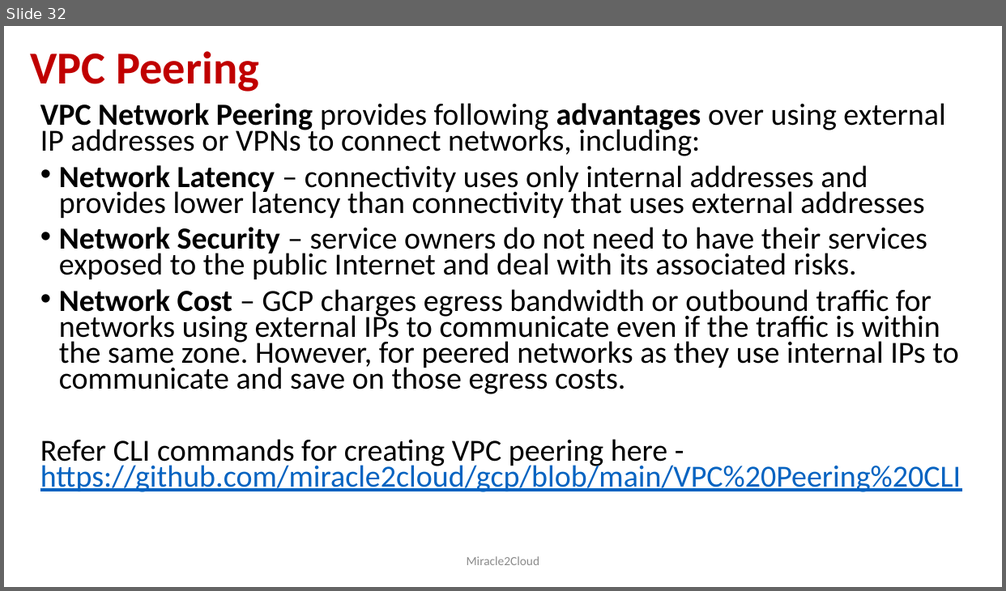
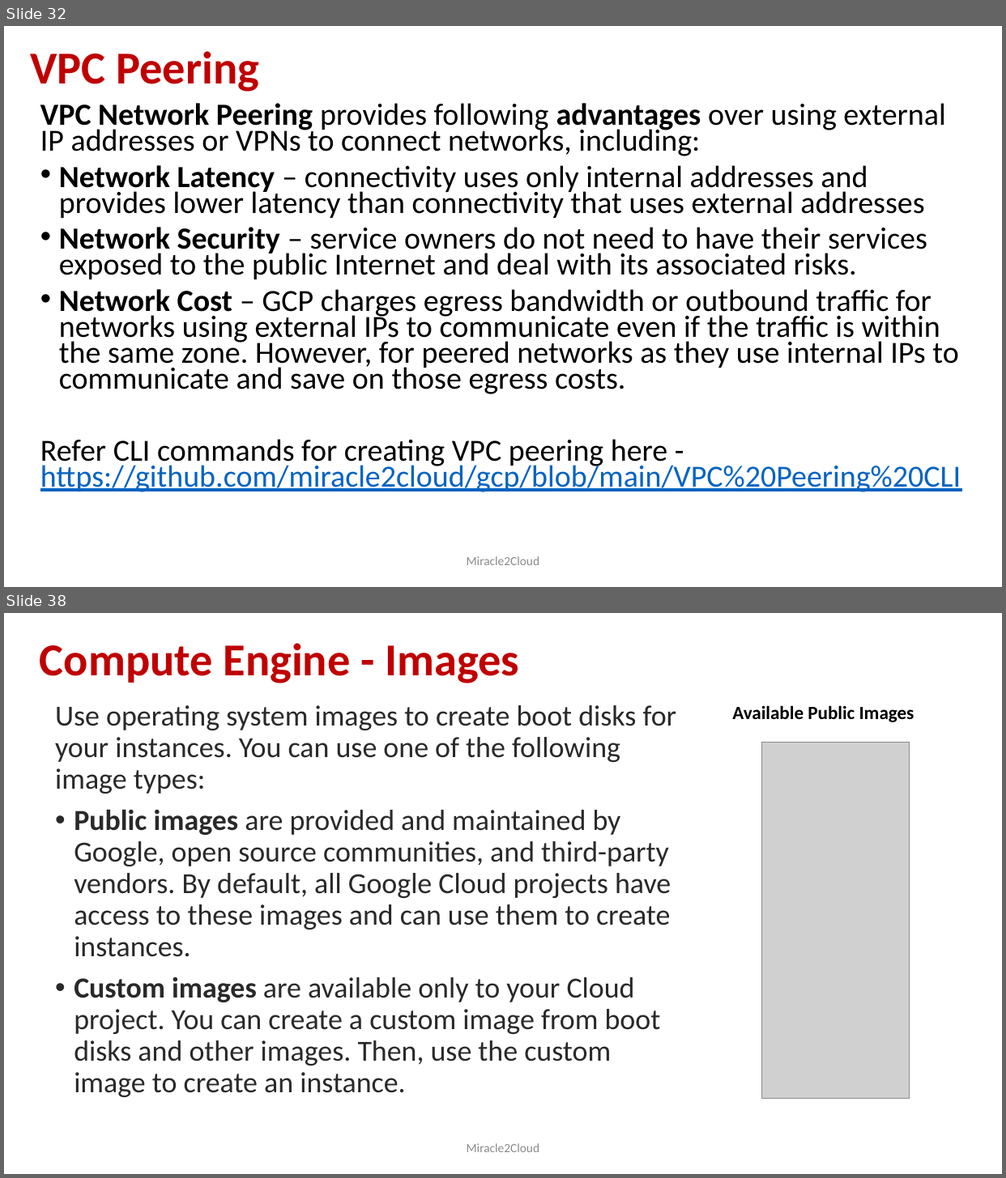
Before and after one commit to miracle2cloud/gcp, a slide deck: Google Cloud Platform.pptx. Shown one above the other, each under a label of ours: slide 32 before the commit, slides 32 and 38 after it; the slides between them are not shown. The pictures are 1006x591 and 1006x1178 pixels, drawn with LibreOffice and Linux fonts; fonts in the diff are those of the drawing; grey boxes stand for pictures. Boxes give left, top, right and bottom in pixels: in the first picture for what was removed or moved away, otherwise in the second. Text is boxed around its words. In the diff, an @@ line names an element or a change of style, - is before the commit and + after.

```diff
--- a/Google Cloud Platform.pptx
+++ b/Google Cloud Platform.pptx
@@ slide 38 added at bbox=[4, 613, 1002, 1174], background #FFFFFF @@
@@ title added at bbox=[40, 643, 519, 683], 44 pt, text #C00000, bold @@
+Compute Engine - Images
@@ text added at bbox=[55, 705, 677, 1097], 28 pt, text #292929 @@
+Use operating system images to create boot disks for your instances. You can use one of the following image types:
+• Public images are provided and maintained by Google, open source communities, and third-party vendors. By default, all Google Cloud projects have access to these images and can use them to create instances.
+• Custom images are available only to your Cloud project. You can create a custom image from boot disks and other images. Then, use the custom image to create an instance.
@@ text added at bbox=[732, 705, 914, 722], 18 pt, text #000000, bold @@
+Available Public Images
@@ picture added at bbox=[761, 743, 910, 1099] @@
@@ text added at bbox=[467, 1144, 539, 1152], 12 pt, text #8C8C8C @@
+Miracle2Cloud
```
Also in this commit, not shown: 2 slides changed, 5 other slides added.
